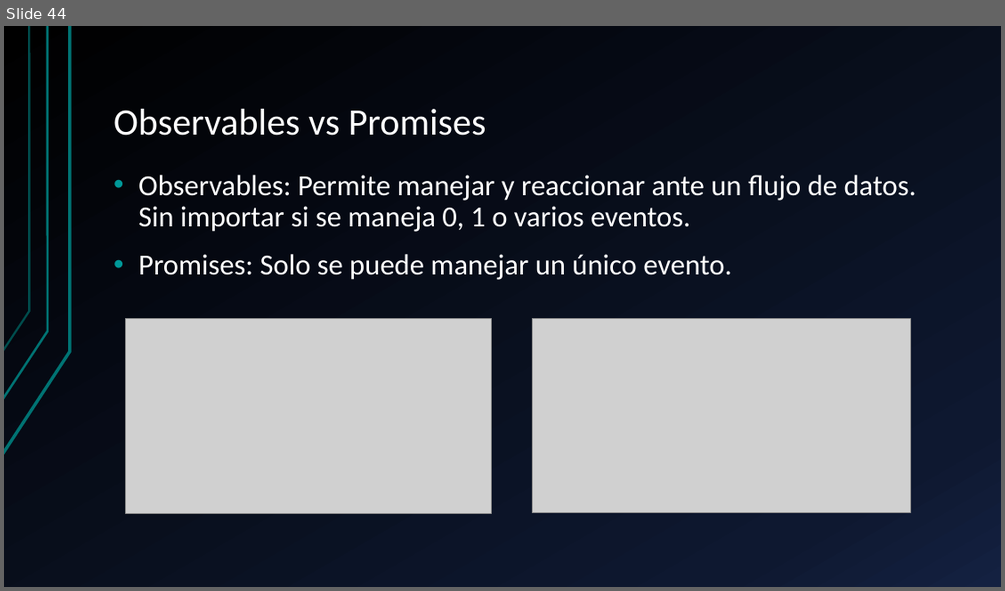
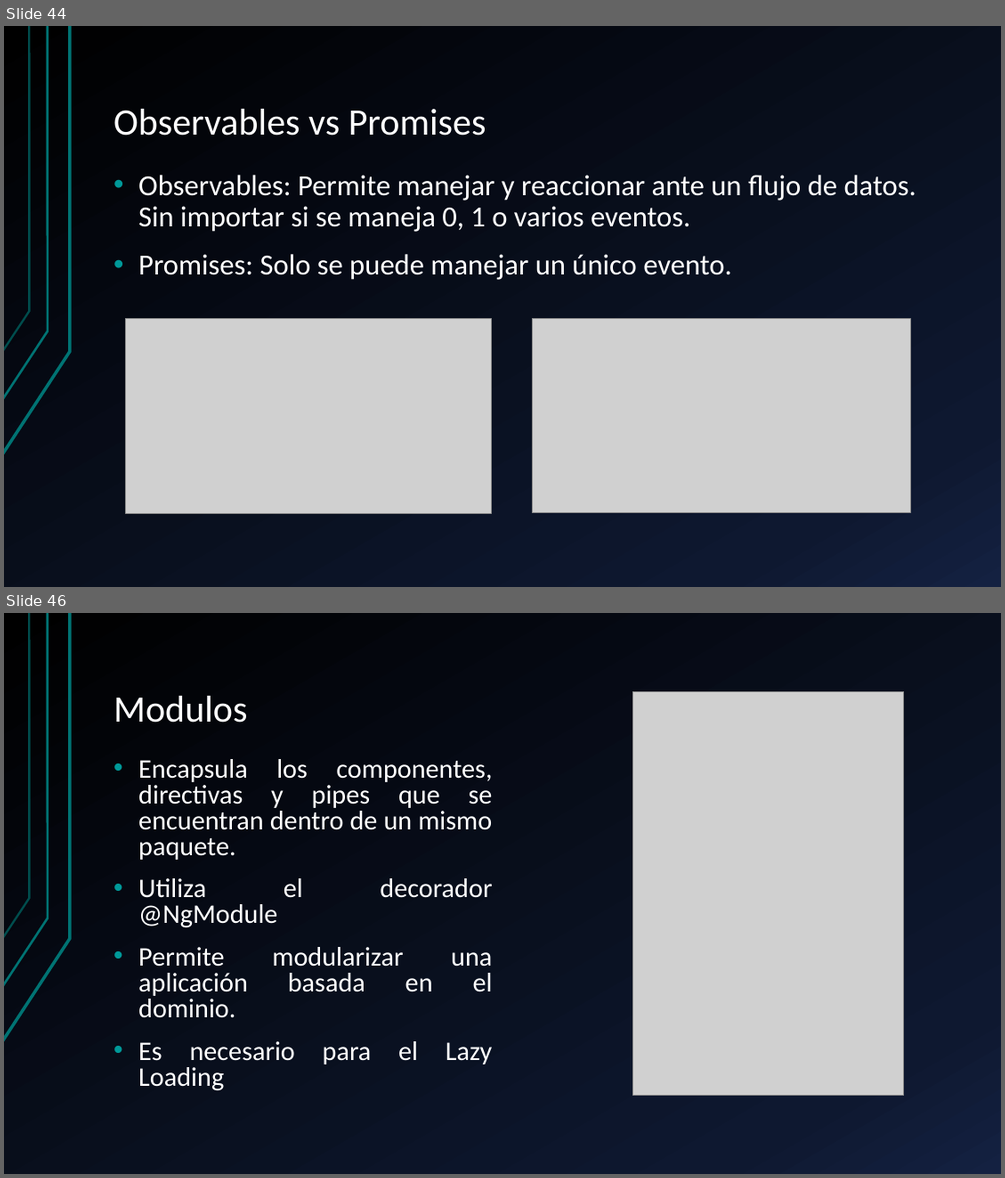
Before and after one commit to KevinToala/capacitacionAngular, a slide deck: Angular.pptx. Shown one above the other, each under a label of ours: slide 44 before the commit, slides 44 and 46 after it; the slides between them are not shown. The pictures are 1005x591 and 1005x1178 pixels, drawn with LibreOffice and Linux fonts; fonts in the diff are those of the drawing; grey boxes stand for pictures. Boxes give left, top, right and bottom in pixels: in the first picture for what was removed or moved away, otherwise in the second. Text is boxed around its words. In the diff, an @@ line names an element or a change of style, - is before the commit and + after.

Commit message:
Dia 5- Servicios, modulos, navegacion, backend

```diff
--- a/Angular.pptx
+++ b/Angular.pptx
@@ slide 46 added at bbox=[4, 613, 1001, 1174], background gradient #000000 to #0F1931 to #142242; not listed: 3 template elements that a slide beside it also shows @@
@@ picture added at bbox=[633, 691, 904, 1095] @@
@@ title added at bbox=[113, 696, 247, 722], 36 pt, text #FFFFFF @@
+Modulos
@@ text added at bbox=[138, 759, 493, 1064], 25.9 pt, text #FFFFFF @@
+• Encapsula los componentes, directivas y pipes que se encuentran dentro de un mismo paquete.
+• Utiliza el decorador @NgModule
+• Permite modularizar una aplicación basada en el dominio.
+• Es necesario para el Lazy Loading
```
Also in this commit, not shown: 1 slide changed, 4 other slides added, 21 other files.
